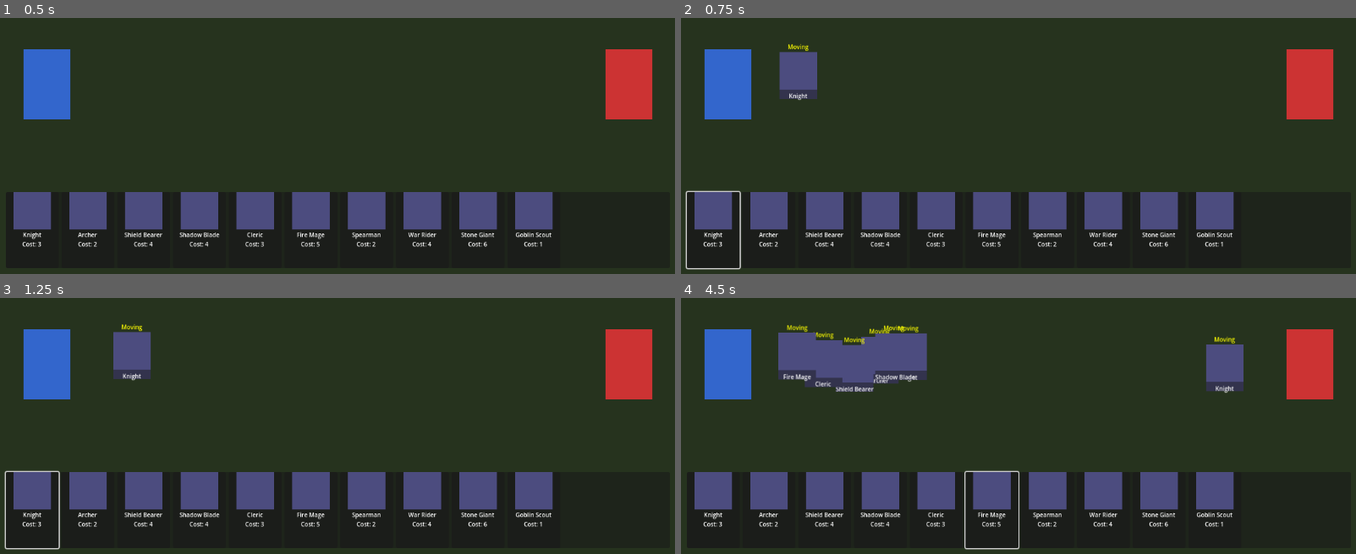
Above: before the commit, frames 1-4 (two rows, left to right).
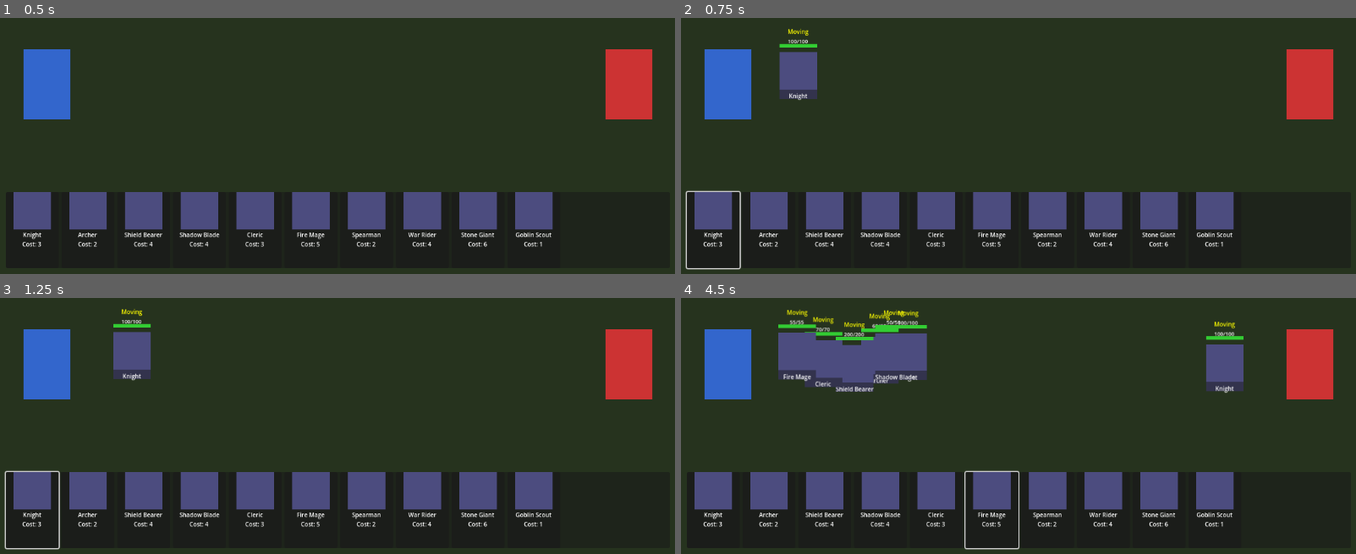
Above: after the commit, the same moments.

Repository: abertero/bellum-aetatum
Game: Godot game, scene res://scenes/battle_scene.tscn
Same seed, same stepped clock (60 frames per second), same inputs: the game is played once before the commit and once after it.
Inputs (mouse positions are in pixels of both pictures, inside the frame that each line leads up to):
- Up to frame 1 (0.5 s): no input
- Up to frame 2 (0.75 s): click (714, 230) at 0.52 s
- Up to frame 3 (1.25 s): no input
- Up to frame 4 (4.5 s): click (768, 510) at 1.27 s; click (822, 510) at 2.02 s; click (883, 510) at 2.77 s; click (937, 510) at 3.52 s; click (991, 510) at 4.27 s

Frame 1 is identical in both runs. In frame 2, 0.2% of the frame differs, in the area x 14-21%, y 4-13%; in frame 3, 0.2%; in frame 4, 1.2%, in the area x 14-84%, y 4-19%.

Commit message:
Implements milestone 4

Diff:
--- a/data/cards/cards.json
+++ b/data/cards/cards.json
@@ -10,7 +10,8 @@
                 "attack": 25,
                 "range": 1,
                 "speed": 50,
-                "cost": 3
+                "cost": 3,
+                "attack_speed": 1.0
             }
         },
         {
@@ -22,7 +23,8 @@
                 "attack": 20,
                 "range": 4,
                 "speed": 40,
-                "cost": 2
+                "cost": 2,
+                "attack_speed": 1.2
             }
         },
         {
@@ -34,7 +36,8 @@
                 "attack": 10,
                 "range": 1,
                 "speed": 30,
-                "cost": 4
+                "cost": 4,
+                "attack_speed": 0.6
             }
         },
         {
@@ -46,7 +49,8 @@
                 "attack": 40,
                 "range": 1,
                 "speed": 80,
-                "cost": 4
+                "cost": 4,
+                "attack_speed": 2.0
             }
         },
         {
@@ -58,7 +62,8 @@
                 "attack": 15,
                 "range": 3,
                 "speed": 45,
-                "cost": 3
+                "cost": 3,
+                "attack_speed": 0.8
             }
         },
         {
@@ -70,7 +75,8 @@
                 "attack": 35,
                 "range": 5,
                 "speed": 35,
-                "cost": 5
+                "cost": 5,
+                "attack_speed": 0.7
             }
         },
         {
@@ -82,7 +88,8 @@
                 "attack": 22,
                 "range": 2,
                 "speed": 55,
-                "cost": 2
+                "cost": 2,
+                "attack_speed": 1.3
             }
         },
         {
@@ -94,7 +101,8 @@
                 "attack": 30,
                 "range": 1,
                 "speed": 90,
-                "cost": 4
+                "cost": 4,
+                "attack_speed": 1.5
             }
         },
         {
@@ -106,7 +114,8 @@
                 "attack": 15,
                 "range": 1,
                 "speed": 20,
-                "cost": 6
+                "cost": 6,
+                "attack_speed": 0.4
             }
         },
         {
@@ -118,7 +127,8 @@
                 "attack": 12,
                 "range": 1,
                 "speed": 70,
-                "cost": 1
+                "cost": 1,
+                "attack_speed": 1.8
             }
         }
     ]
--- a/scripts/battle_group.gd
+++ b/scripts/battle_group.gd
@@ -34,3 +34,46 @@
 
 func get_enemy_count() -> int:
 	return enemy_units.size()
+
+
+func remove_unit(unit: Unit) -> void:
+	allied_units.erase(unit)
+	enemy_units.erase(unit)
+
+
+func get_frontline_allied() -> Unit:
+	for unit in allied_units:
+		if is_instance_valid(unit) and unit.is_alive():
+			return unit
+	return null
+
+
+func get_frontline_enemy() -> Unit:
+	for unit in enemy_units:
+		if is_instance_valid(unit) and unit.is_alive():
+			return unit
+	return null
+
+
+func has_frontline_melee_allied() -> bool:
+	var frontline: Unit = get_frontline_allied()
+	return frontline != null and frontline.is_melee()
+
+
+func has_frontline_melee_enemy() -> bool:
+	var frontline: Unit = get_frontline_enemy()
+	return frontline != null and frontline.is_melee()
+
+
+func cleanup() -> void:
+	var valid_allied: Array[Unit] = []
+	for unit in allied_units:
+		if is_instance_valid(unit) and unit.is_alive():
+			valid_allied.append(unit)
+	allied_units = valid_allied
+
+	var valid_enemy: Array[Unit] = []
+	for unit in enemy_units:
+		if is_instance_valid(unit) and unit.is_alive():
+			valid_enemy.append(unit)
+	enemy_units = valid_enemy
--- a/scripts/battle_scene.gd
+++ b/scripts/battle_scene.gd
@@ -10,6 +10,7 @@
 var _stage_data: Dictionary
 var _spawn_manager: SpawnManager
 var _formation_manager: FormationManager
+var _combat_system: CombatSystem
 var _unit_container: Node2D
 var _enemy_spawn_timer: float = 0.0
 var _enemy_deck_index: int = 0
@@ -20,6 +21,7 @@
 	_setup_battlefield()
 	_setup_spawn_manager()
 	_setup_formation_manager()
+	_setup_combat_system()
 	_load_decks()
 	_create_card_buttons()
 
@@ -88,6 +90,12 @@
 	add_child(_formation_manager)
 
 
+func _setup_combat_system() -> void:
+	_combat_system = CombatSystem.new()
+	_combat_system.initialize(_formation_manager)
+	add_child(_combat_system)
+
+
 func _load_decks() -> void:
 	var player_deck: Array[Dictionary] = DeckManager.load_player_deck("res://data/decks/player_deck.json")
 	print("BattleScene: player deck loaded with %d cards" % player_deck.size())
--- /dev/null
+++ b/scripts/combat_system.gd
@@ -0,0 +1,94 @@
+class_name CombatSystem
+extends Node
+
+var _formation_manager: FormationManager
+var _attack_timers: Dictionary
+
+
+func initialize(formation_manager: FormationManager) -> void:
+	_formation_manager = formation_manager
+	_attack_timers = {}
+
+
+func _physics_process(delta: float) -> void:
+	_cleanup_timers()
+	for group in _formation_manager.get_battle_groups():
+		_process_group(group, delta)
+
+
+func _cleanup_timers() -> void:
+	var invalid_keys: Array = []
+	for unit in _attack_timers:
+		if not is_instance_valid(unit):
+			invalid_keys.append(unit)
+	for key in invalid_keys:
+		_attack_timers.erase(key)
+
+
+func _process_group(group: BattleGroup, delta: float) -> void:
+	group.cleanup()
+
+	var allied_frontline: Unit = group.get_frontline_allied()
+	var enemy_frontline: Unit = group.get_frontline_enemy()
+
+	var combat_active: bool = false
+	if allied_frontline != null and enemy_frontline != null:
+		if allied_frontline.is_melee() and enemy_frontline.is_melee():
+			combat_active = true
+
+	if not combat_active:
+		_reset_non_combat_units(group)
+		return
+
+	_process_melee_units(group.allied_units, enemy_frontline, delta)
+	_process_melee_units(group.enemy_units, allied_frontline, delta)
+
+
+func _reset_non_combat_units(group: BattleGroup) -> void:
+	for unit in group.allied_units:
+		if is_instance_valid(unit) and unit.is_alive():
+			unit.set_blocked()
+	for unit in group.enemy_units:
+		if is_instance_valid(unit) and unit.is_alive():
+			unit.set_blocked()
+
+
+func _process_melee_units(units: Array[Unit], target: Unit, delta: float) -> void:
+	for unit in units:
+		if not is_instance_valid(unit) or not unit.is_alive():
+			continue
+		if not unit.is_melee():
+			continue
+		unit.set_attacking()
+		_update_attack_timer(unit, target, delta)
+
+
+func _update_attack_timer(attacker: Unit, target: Unit, delta: float) -> void:
+	if not _attack_timers.has(attacker):
+		_attack_timers[attacker] = 0.0
+
+	_attack_timers[attacker] += delta
+	var interval: float = 1.0 / attacker.stats.attack_speed
+
+	if _attack_timers[attacker] >= interval:
+		_attack_timers[attacker] = 0.0
+		_apply_damage(attacker, target)
+
+
+func _apply_damage(attacker: Unit, target: Unit) -> void:
+	if not is_instance_valid(target) or not target.is_alive():
+		return
+	var damage: int = attacker.stats.attack
+	target.take_damage(damage)
+	if not target.is_alive():
+		_handle_death(target)
+
+
+func _handle_death(unit: Unit) -> void:
+	_attack_timers.erase(unit)
+
+	var group: BattleGroup = unit.get_battle_group()
+	if group != null:
+		group.remove_unit(unit)
+
+	unit.queue_free()
--- a/scripts/formation_manager.gd
+++ b/scripts/formation_manager.gd
@@ -12,14 +12,27 @@
 	_formation_spacing = formation_spacing
 
 
+func get_battle_groups() -> Array[BattleGroup]:
+	return _battle_groups
+
+
 func register_unit(unit: Unit) -> void:
 	if unit not in _all_units:
 		_all_units.append(unit)
 
 
 func _physics_process(_delta: float) -> void:
+	_cleanup_invalid_units()
 	_detect_collisions()
 	_update_formations()
+
+
+func _cleanup_invalid_units() -> void:
+	var valid_units: Array[Unit] = []
+	for unit in _all_units:
+		if is_instance_valid(unit) and unit.is_alive():
+			valid_units.append(unit)
+	_all_units = valid_units
 
 
 func _detect_collisions() -> void:
--- a/scripts/unit.gd
+++ b/scripts/unit.gd
@@ -4,10 +4,11 @@
 const UNIT_WIDTH: float = 64.0
 const UNIT_HEIGHT: float = 80.0
 const IMAGE_HEIGHT: float = 64.0
-const STATE_LABEL_HEIGHT: float = 20.0
+const HP_BAR_HEIGHT: float = 6.0
 
 var _card_data: Dictionary
 var stats: UnitStats
+var current_hp: int = 0
 var _team: String = "player"
 var _direction: Vector2 = Vector2.ZERO
 var _target_position: Vector2 = Vector2.ZERO
@@ -18,6 +19,9 @@
 var _formation_target: Vector2 = Vector2.ZERO
 var _has_formation_target: bool = false
 
+var _hp_bar_fill: ColorRect
+var _hp_label: Label
+
 
 func _ready() -> void:
 	_build_visual()
@@ -27,8 +31,10 @@
 	_card_data = card_data
 	_team = team
 	stats = card_data.get("stats", UnitStats.new())
+	current_hp = stats.hp
 	_apply_data()
 	_update_state_label()
+	_update_hp_display()
 
 
 func configure_movement(target_position: Vector2) -> void:
@@ -42,6 +48,10 @@
 
 func get_team() -> String:
 	return _team
+
+
+func get_battle_group() -> BattleGroup:
+	return _battle_group
 
 
 func set_battle_group(group: BattleGroup) -> void:
@@ -54,6 +64,31 @@
 	_has_formation_target = true
 	if _current_state == UnitState.State.BLOCKED:
 		_set_state(UnitState.State.WAITING)
+
+
+func set_attacking() -> void:
+	if _current_state != UnitState.State.ATTACKING:
+		_set_state(UnitState.State.ATTACKING)
+
+
+func set_blocked() -> void:
+	if _current_state == UnitState.State.ATTACKING:
+		_set_state(UnitState.State.BLOCKED)
+
+
+func is_alive() -> bool:
+	return current_hp > 0
+
+
+func is_melee() -> bool:
+	return stats.range <= 1
+
+
+func take_damage(amount: int) -> void:
+	current_hp = max(0, current_hp - amount)
+	_update_hp_display()
+	if not is_alive():
+		_set_state(UnitState.State.DEAD)
 
 
 func _physics_process(delta: float) -> void:
@@ -64,6 +99,8 @@
 			_process_waiting(delta)
 		UnitState.State.BLOCKED:
 			_process_blocked()
+		UnitState.State.ATTACKING:
+			_process_attacking()
 		UnitState.State.DEAD:
 			_process_dead()
 
@@ -95,6 +132,10 @@
 	pass
 
 
+func _process_attacking() -> void:
+	pass
+
+
 func _process_dead() -> void:
 	pass
 
@@ -130,16 +171,66 @@
 		state_label.text = UnitState.to_str(_current_state)
 
 
+func _update_hp_display() -> void:
+	_update_hp_bar()
+	_update_hp_label()
+
+
+func _update_hp_bar() -> void:
+	if _hp_bar_fill == null or stats == null or stats.hp <= 0:
+		return
+	var ratio: float = float(current_hp) / float(stats.hp)
+	ratio = clamp(ratio, 0.0, 1.0)
+	_hp_bar_fill.size.x = UNIT_WIDTH * ratio
+	if ratio > 0.5:
+		_hp_bar_fill.color = Color(0.2, 0.8, 0.2)
+	elif ratio > 0.25:
+		_hp_bar_fill.color = Color(0.8, 0.8, 0.2)
+	else:
+		_hp_bar_fill.color = Color(0.8, 0.2, 0.2)
+
+
+func _update_hp_label() -> void:
+	if _hp_label:
+		_hp_label.text = "%d/%d" % [current_hp, stats.hp]
+
+
 func _build_visual() -> void:
 	var state_label := Label.new()
 	state_label.name = "StateLabel"
-	state_label.position = Vector2(0.0, -STATE_LABEL_HEIGHT)
-	state_label.size = Vector2(UNIT_WIDTH, STATE_LABEL_HEIGHT)
+	state_label.position = Vector2(0.0, -46.0)
+	state_label.size = Vector2(UNIT_WIDTH, 16.0)
 	state_label.horizontal_alignment = HORIZONTAL_ALIGNMENT_CENTER
 	state_label.vertical_alignment = VERTICAL_ALIGNMENT_CENTER
 	state_label.add_theme_font_size_override("font_size", 10)
 	state_label.add_theme_color_override("font_color", Color.YELLOW)
 	add_child(state_label)
+
+	var hp_label := Label.new()
+	hp_label.name = "HPLabel"
+	hp_label.position = Vector2(0.0, -30.0)
+	hp_label.size = Vector2(UNIT_WIDTH, 16.0)
+	hp_label.horizontal_alignment = HORIZONTAL_ALIGNMENT_CENTER
+	hp_label.vertical_alignment = VERTICAL_ALIGNMENT_CENTER
+	hp_label.add_theme_font_size_override("font_size", 9)
+	hp_label.add_theme_color_override("font_color", Color.WHITE)
+	add_child(hp_label)
+	_hp_label = hp_label
+
+	var hp_bar_bg := ColorRect.new()
+	hp_bar_bg.name = "HPBarBG"
+	hp_bar_bg.position = Vector2(0.0, -14.0)
+	hp_bar_bg.size = Vector2(UNIT_WIDTH, HP_BAR_HEIGHT)
+	hp_bar_bg.color = Color(0.2, 0.2, 0.2, 0.8)
+	add_child(hp_bar_bg)
+
+	var hp_bar_fill := ColorRect.new()
+	hp_bar_fill.name = "HPBarFill"
+	hp_bar_fill.position = Vector2(0.0, -14.0)
+	hp_bar_fill.size = Vector2(UNIT_WIDTH, HP_BAR_HEIGHT)
+	hp_bar_fill.color = Color(0.2, 0.8, 0.2)
+	add_child(hp_bar_fill)
+	_hp_bar_fill = hp_bar_fill
 
 	var background := ColorRect.new()
 	background.size = Vector2(UNIT_WIDTH, UNIT_HEIGHT)
--- a/scripts/unit_state.gd
+++ b/scripts/unit_state.gd
@@ -5,6 +5,7 @@
 	MOVING,
 	WAITING,
 	BLOCKED,
+	ATTACKING,
 	DEAD
 }
 
@@ -17,6 +18,8 @@
 			return "Waiting"
 		State.BLOCKED:
 			return "Blocked"
+		State.ATTACKING:
+			return "Attacking"
 		State.DEAD:
 			return "Dead"
 		_:
--- a/scripts/unit_stats.gd
+++ b/scripts/unit_stats.gd
@@ -6,6 +6,7 @@
 var range: int = 0
 var speed: float = 0.0
 var cost: int = 0
+var attack_speed: float = 1.0
 
 
 func _init(
@@ -13,10 +14,12 @@
 	p_attack: int = 0,
 	p_range: int = 0,
 	p_speed: float = 0.0,
-	p_cost: int = 0
+	p_cost: int = 0,
+	p_attack_speed: float = 1.0
 ) -> void:
 	hp = p_hp
 	attack = p_attack
 	range = p_range
 	speed = p_speed
 	cost = p_cost
+	attack_speed = p_attack_speed
--- a/scripts/unit_stats_factory.gd
+++ b/scripts/unit_stats_factory.gd
@@ -8,5 +8,6 @@
 	var range: int = int(data.get("range", 0))
 	var speed: float = float(data.get("speed", 0.0))
 	var cost: int = int(data.get("cost", 0))
+	var attack_speed: float = float(data.get("attack_speed", 1.0))
 
-	return UnitStats.new(hp, attack, range, speed, cost)
+	return UnitStats.new(hp, attack, range, speed, cost, attack_speed)
Binary file changed: assets/characters/caveman.png
Not shown, added: assets/characters/caveman.png.import
Binary file added: assets/characters/neolitic-boy.png
Not shown, added: assets/characters/neolitic-boy.png.import
Binary file added: assets/characters/neolitic-craftsman.png
Not shown, added: assets/characters/neolitic-craftsman.png.import
Binary file added: assets/characters/neolitic-farmer.png
Not shown, added: assets/characters/neolitic-farmer.png.import
Binary file added: assets/characters/neolitic-warrior.png
Not shown, added: assets/characters/neolitic-warrior.png.import
Not shown, added: scripts/combat_system.gd.uid
